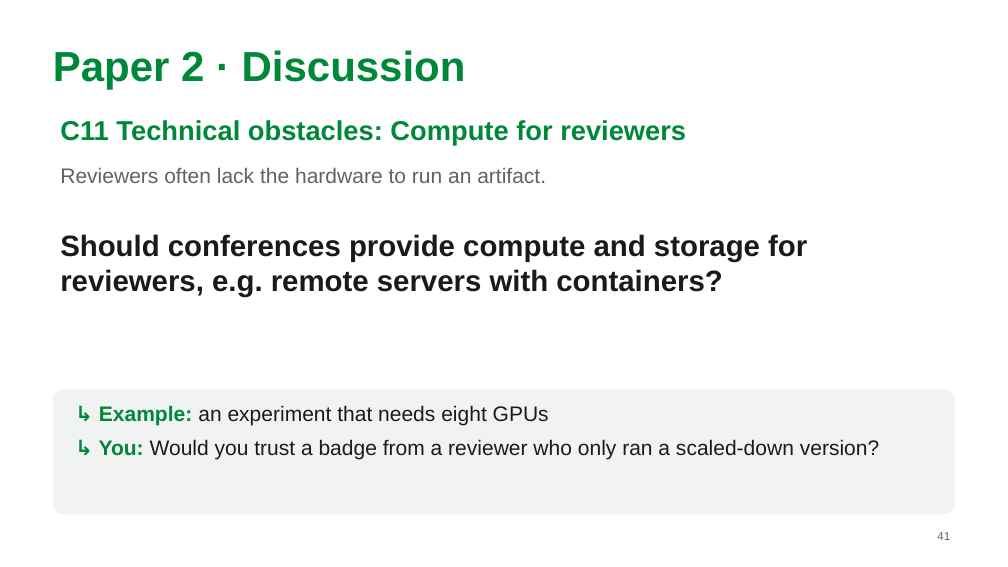
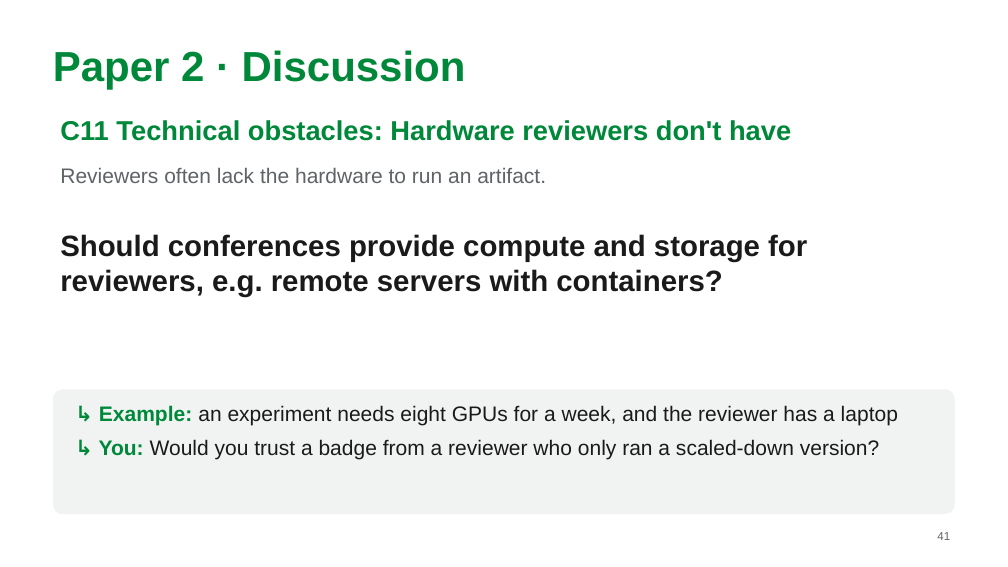
Before and after one commit to MarkAndreDuesing/Reprod_Docs_And_Notes, a slide deck: slide 41 of Vorl_2/slides/lecture2-team-paper2.pptx. Drawn at 1008x567 pixels with LibreOffice and Linux fonts; fonts in the diff are those of the drawing. Boxes give left, top, right and bottom in pixels: in the first picture for what was removed or moved away, otherwise in the second. Text is boxed around its words. In the diff, an @@ line names an element or a change of style, - is before the commit and + after.

```diff
--- a/Vorl_2/slides/lecture2-team-paper2.pptx
+++ b/Vorl_2/slides/lecture2-team-paper2.pptx
@@ text at (x1=60, y1=120, x2=791, y2=141): text changed @@
-C11 Technical obstacles: Compute for reviewers
+C11 Technical obstacles: Hardware reviewers don't have
@@ text at (x1=99, y1=405, x2=898, y2=426): text changed @@
-↳ Example: an experiment that needs eight GPUs
+↳ Example: an experiment needs eight GPUs for a week, and the reviewer has a laptop
```
Also in this commit, not shown: 7 other slides changed, 2 other files.
